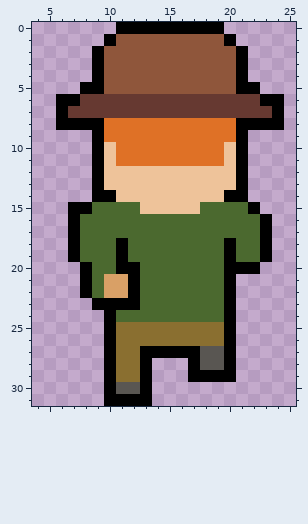
Pixel-art sprite -- Sprites/Character/forester_up_step2.png. Above: the version before the commit.
The file is 32x32 pixels. Shown: x 4..25, y 0..31.
After:
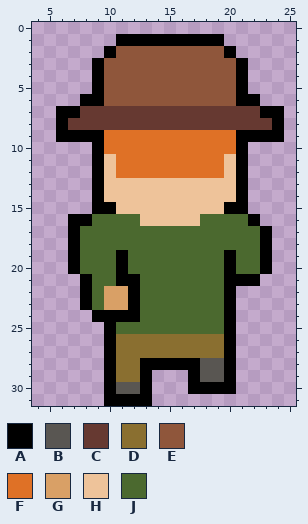
Palette (. is transparent): A #000000  B #595652  C #663931  D #8a6f30  E #8f563b  F #df7126  G #d9a066  H #eec39a  J #4b692f
Diff:
@@ x 4..25 @@
- 0 .......AAAAAAAAA......
- 1 ......AEEEEEEEEEA.....
- 2 .....AEEEEEEEEEEEA....
+ 0 ......................
+ 1 .......AAAAAAAAA......
+ 2 ......AEEEEEEEEEA.....
  3 .....AEEEEEEEEEEEA....
  4 .....AEEEEEEEEEEEA....
- 5 ....AAEEEEEEEEEEEAA...
- 6 ..AACCCCCCCCCCCCCCCAA.
- 7 ..ACCCCCCCCCCCCCCCCCA.
- 8 ..AAAAFFFFFFFFFFFAAAA.
- 9 .....AFFFFFFFFFFFA....
-10 .....AHFFFFFFFFFHA....
+ 5 .....AEEEEEEEEEEEA....
+ 6 ....AAEEEEEEEEEEEAA...
+ 7 ..AACCCCCCCCCCCCCCCAA.
+ 8 ..ACCCCCCCCCCCCCCCCCA.
+ 9 ..AAAAFFFFFFFFFFFAAAA.
+10 .....AFFFFFFFFFFFA....
 11 .....AHFFFFFFFFFHA....
-12 .....AHHHHHHHHHHHA....
+12 .....AHFFFFFFFFFHA....
 13 .....AHHHHHHHHHHHA....
-14 .....AAHHHHHHHHHAA....
-15 ...AAJJJJHHHHHJJJJA...
-16 ...AJJJJJJJJJJJJJJJA..
+14 .....AHHHHHHHHHHHA....
+15 .....AAHHHHHHHHHAA....
+16 ...AAJJJJHHHHHJJJJA...
 17 ...AJJJJJJJJJJJJJJJA..
-18 ...AJJJAJJJJJJJJAJJA..
+18 ...AJJJJJJJJJJJJJJJA..
 19 ...AJJJAJJJJJJJJAJJA..
-20 ....AJJAAJJJJJJJAAA...
-21 ....AJGGAJJJJJJJA.....
+20 ...AJJJAJJJJJJJJAJJA..
+21 ....AJJAAJJJJJJJAAA...
 22 ....AJGGAJJJJJJJA.....
-23 .....AAAAJJJJJJJA.....
-24 ......AJJJJJJJJJA.....
-25 ......ADDDDDDDDDA.....
+23 ....AJGGAJJJJJJJA.....
+24 .....AAAAJJJJJJJA.....
+25 ......AJJJJJJJJJA.....
 26 ......ADDDDDDDDDA.....
-27 ......ADDAAAAABBA.....
-28 ......ADDA...ABBA.....
-29 ......ADDA...AAAA.....
-30 ......ABBA............
+27 ......ADDDDDDDDDA.....
+28 ......ADDAAAAABBA.....
+29 ......ADDA...ABBA.....
+30 ......ABBA...AAAA.....
 31 ......AAAA............
Boxes around the changes in both pictures, in picture pixels (x1, y1, x2, y2):
changed: (56, 22, 284, 394)
